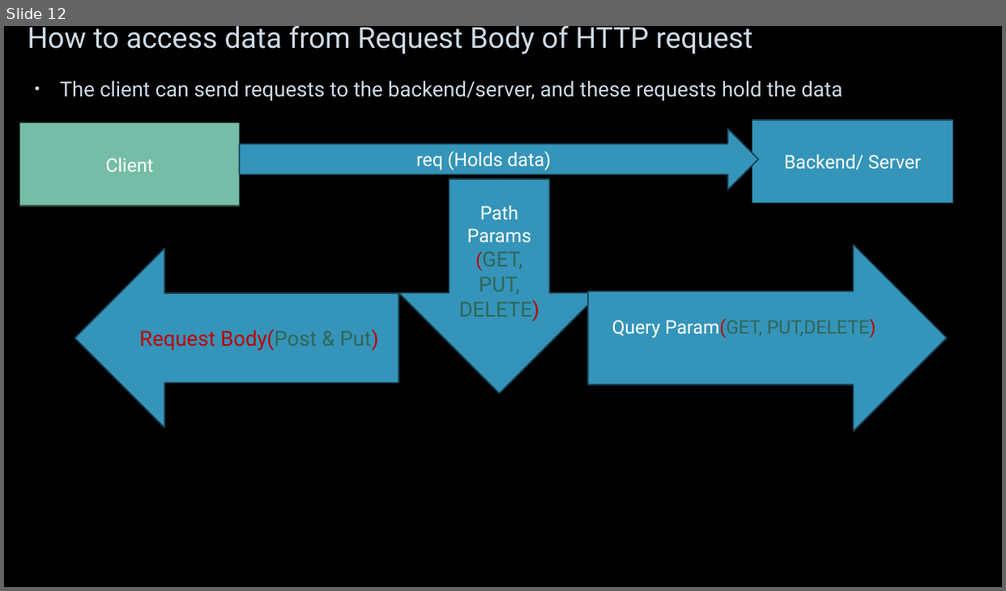
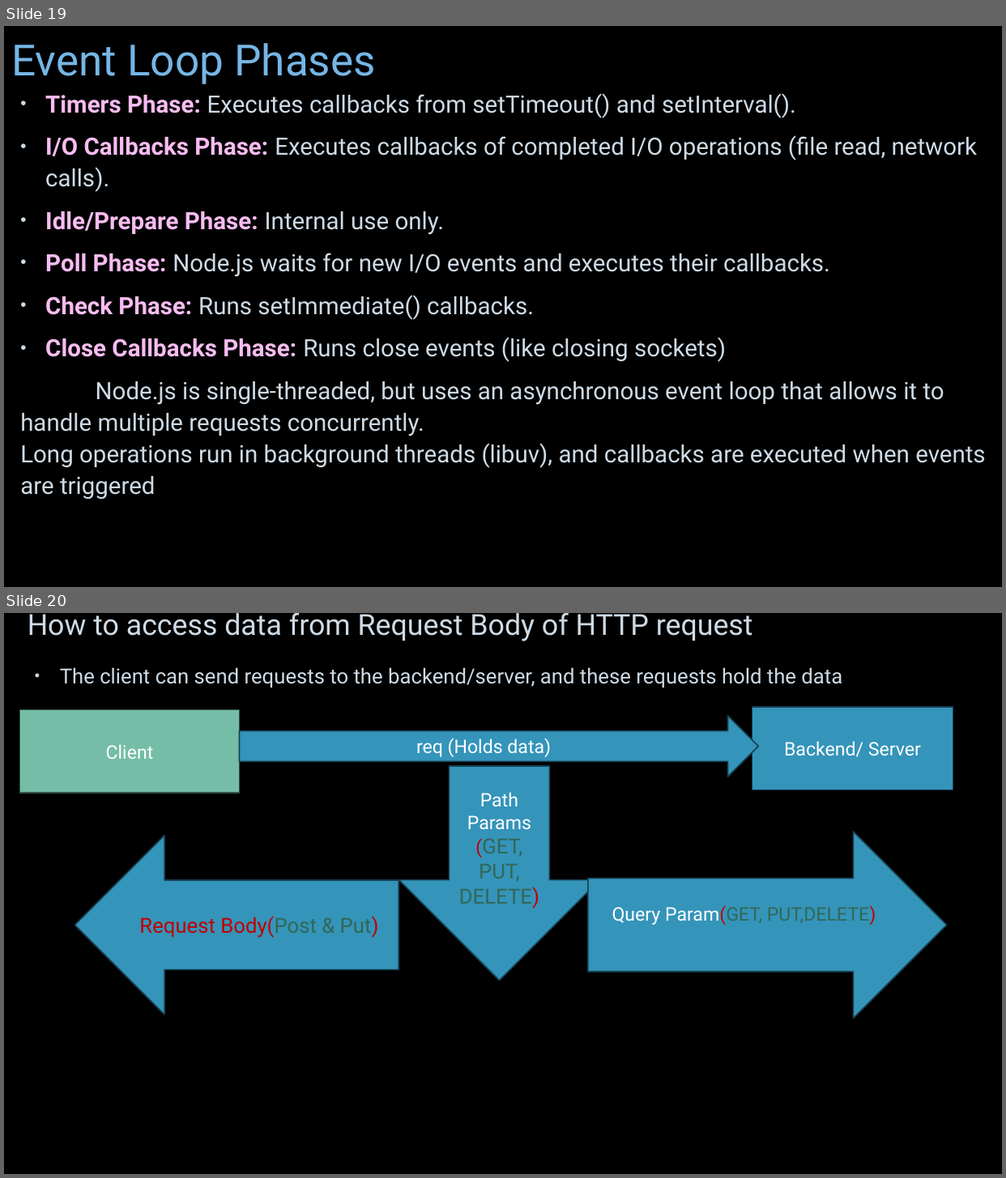
Before and after one commit to JhanaR/mylearnNode, a slide deck: BackEnd - Notes.pptx. Shown one above the other, each under a label of ours: slide 12 before the commit, slides 19 and 20 after it. The pictures are 1006x591 and 1006x1178 pixels, drawn with LibreOffice and Linux fonts; fonts in the diff are those of the drawing; background and template pictures are left out. Boxes give left, top, right and bottom in pixels: in the first picture for what was removed or moved away, otherwise in the second. Text is boxed around its words. In the diff, an @@ line names an element or a change of style, - is before the commit and + after.

```diff
--- a/BackEnd - Notes.pptx
+++ b/BackEnd - Notes.pptx
@@ slide 19 added at [4, 26, 1002, 587], background picture (left out) @@
@@ title added at [11, 43, 376, 84], 41.4 pt, text #75B6E5 @@
+Event Loop Phases
@@ text added at [20, 93, 985, 499], 23 pt, text #CEDBE6 @@
+• Timers Phase: Executes callbacks from setTimeout() and setInterval().
+• I/O Callbacks Phase: Executes callbacks of completed I/O operations (file read, network calls).
+• Idle/Prepare Phase: Internal use only.
+• Poll Phase: Node.js waits for new I/O events and executes their callbacks.
+• Check Phase: Runs setImmediate() callbacks.
+• Close Callbacks Phase: Runs close events (like closing sockets)
+Node.js is single-threaded, but uses an asynchronous event loop that allows it to handle multiple requests concurrently.
+Long operations run in background threads (libuv), and callbacks are executed when events are triggered
@@ what was slide 12 is now slide 20 @@
```
Also in this commit, not shown: 8 slides changed, 8 other slides added, 1 slide removed, 5 other files.
